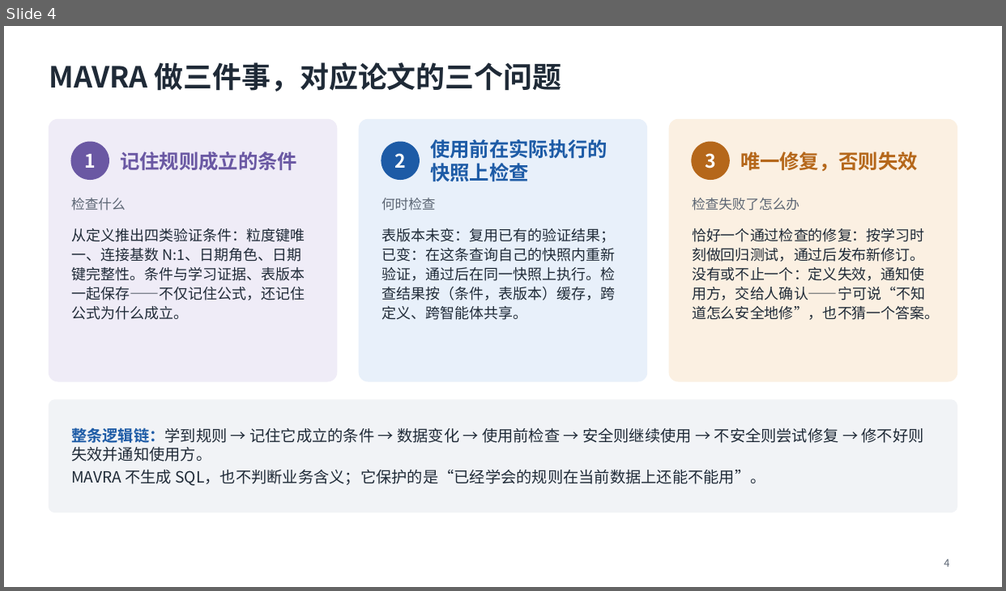
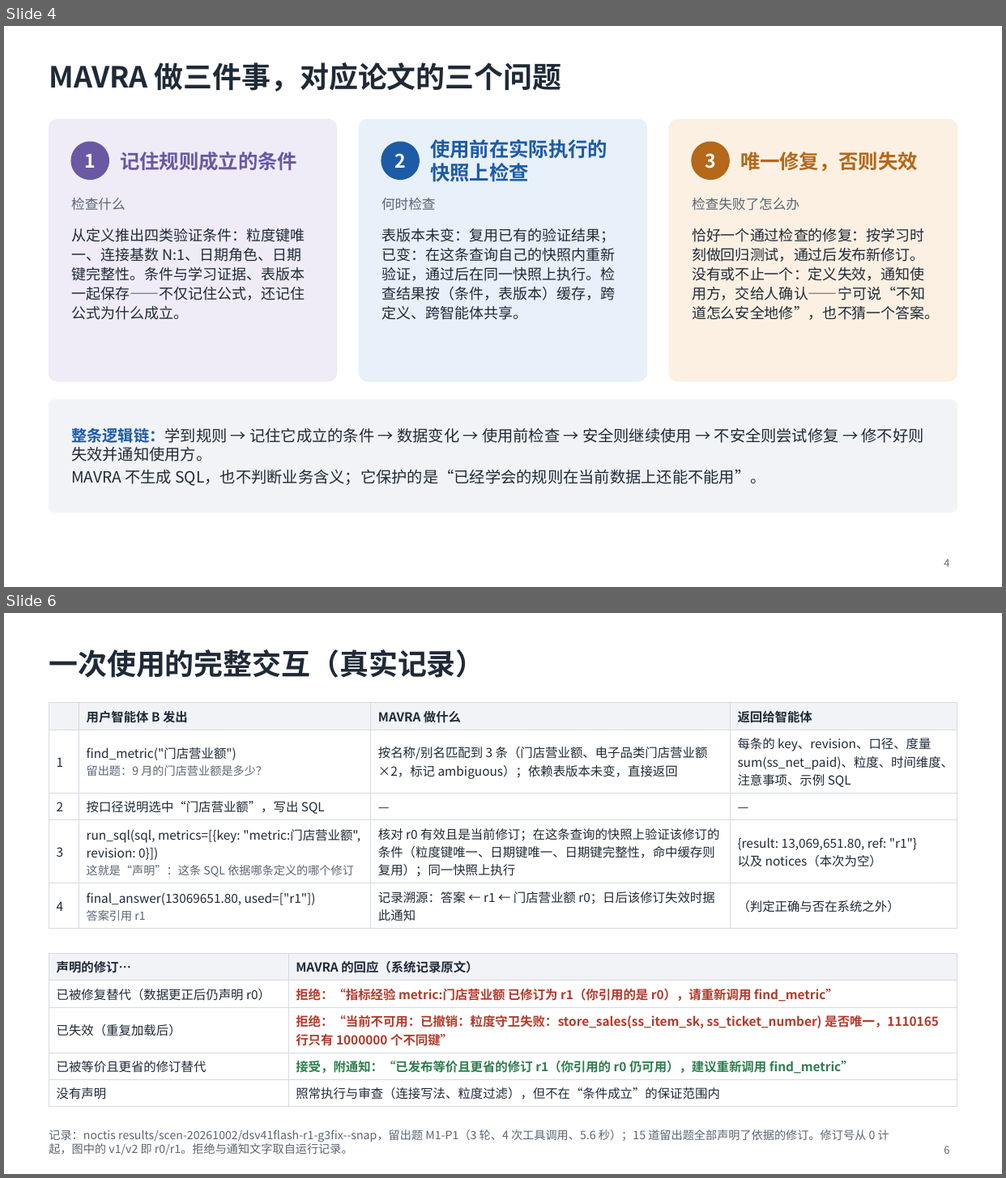
Before and after one commit to mmmttt000045/agent4db-adapter, a slide deck: docs/mavra-system.pptx. Shown one above the other, each under a label of ours: slide 4 before the commit, slides 4 and 6 after it; the slides between them are not shown. The pictures are 1006x591 and 1006x1178 pixels, drawn with LibreOffice and Linux fonts; fonts in the diff are those of the drawing. Boxes give left, top, right and bottom in pixels: in the first picture for what was removed or moved away, otherwise in the second. Text is boxed around its words. In the diff, an @@ line names an element or a change of style, - is before the commit and + after.

```diff
--- a/docs/mavra-system.pptx
+++ b/docs/mavra-system.pptx
@@ slide 6 added at (4,613,1002,1174), background #FFFFFF @@
@@ title added at (49,649,484,678), 28 pt, text #1F2A37, bold @@
+一次使用的完整交互（真实记录）
@@ table added at (49,703,957,924), 5 rows, 4 columns @@
+ | 用户智能体 B 发出 | MAVRA 做什么 | 返回给智能体
+1 | find_metric("门店营业额") / 留出题：9 月的门店营业额是多少？ | 按名称/别名匹配到 3 条（门店营业额、电子品类门店营业额 ×2，标记 ambiguous）；依赖表版本未变，直接返回 | 每条的 key、revision、口径、度量 sum(ss_net_paid)、粒度、时间维度、注意事项、示例 SQL
+2 | 按口径说明选中“门店营业额”，写出 SQL | — | —
+3 | run_sql(sql, metrics=[{key: "metric:门店营业额", revision: 0}]) / 这就是“声明”：这条 SQL 依据哪条定义的哪个修订 | 核对 r0 有效且是当前修订；在这条查询的快照上验证该修订的条件（粒度键唯一、日期键唯一、日期键完整性，命中缓存则复用）；同一快照上执行 | {result: 13,069,651.80, ref: "r1"} / 以及 notices（本次为空）
+4 | final_answer(13069651.80, used=["r1"]) / 答案引用 r1 | 记录溯源：答案 ← r1 ← 门店营业额 r0；日后该修订失效时据此通知 | （判定正确与否在系统之外）
@@ table added at (49,954,957,1103), 5 rows, 2 columns @@
+声明的修订… | MAVRA 的回应（系统记录原文）
+已被修复替代（数据更正后仍声明 r0） | 拒绝：“指标经验 metric:门店营业额 已修订为 r1（你引用的是 r0），请重新调用 find_metric”
+已失效（重复加载后） | 拒绝：“当前不可用：已撤销：粒度守卫失败：store_sales(ss_item_sk, ss_ticket_number) 是否唯一，1110165 行只有 1000000 个不同键”
+已被等价且更省的修订替代 | 接受，附通知：“已发布等价且更省的修订 r1（你引用的 r0 仍可用），建议重新调用 find_metric”
+没有声明 | 照常执行与审查（连接写法、粒度过滤），但不在“条件成立”的保证范围内
@@ text added at (49,1130,889,1156), 11 pt, text #5B6573 @@
+记录：noctis results/scen-20261002/dsv41flash-r1-g3fix--snap，留出题 M1-P1（3 轮、4 次工具调用、5.6 秒）；15 道留出题全部声明了依据的修订。修订号从 0 计起，图中的 v1/v2 即 r0/r1。拒绝与通知文字取自运行记录。
@@ page number added at (944,1146,949,1154), 10 pt, text #5B6573 @@
+6
```
Also in this commit, not shown: 2 slides changed, 1 other slide added, 8 other files.
